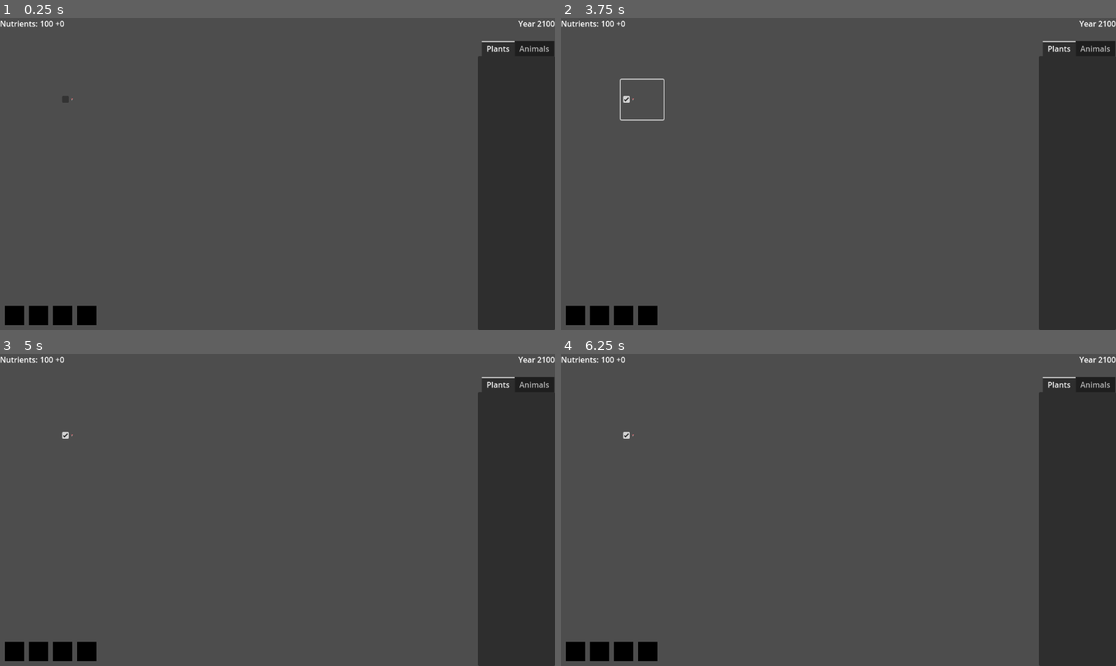
Above: before the commit, frames 1-4 (two rows, left to right).
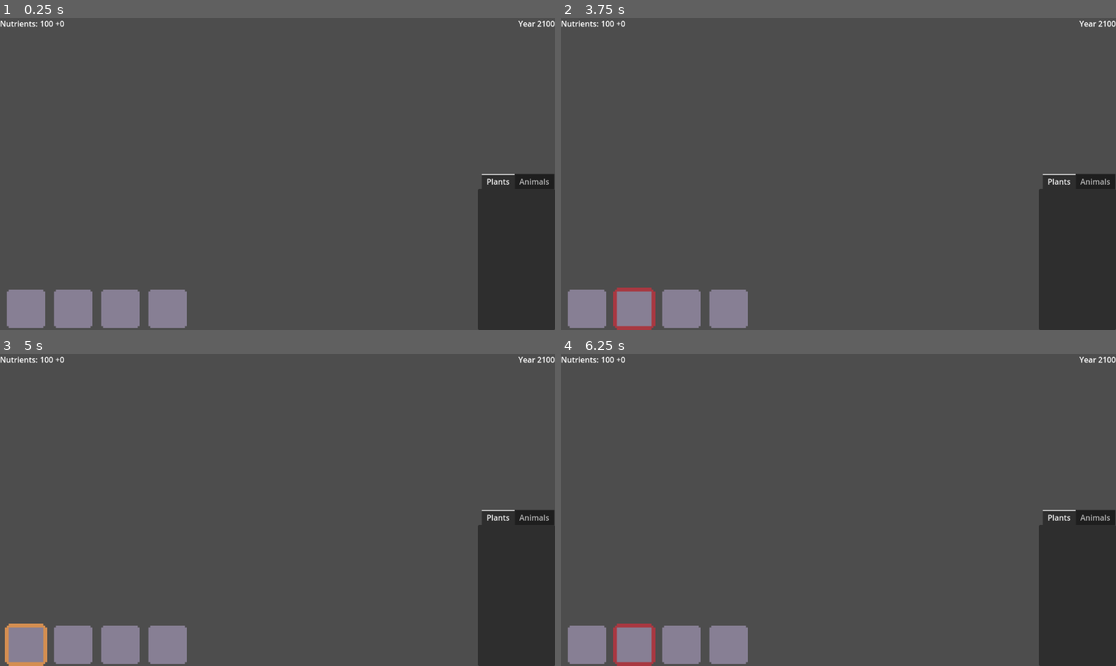
Above: after the commit, the same moments.

Repository: Ameliarate16/CityReclamation
Game: Godot game, scene res://scenes/mainGame.tscn
Two runs of this game, one before a commit and one after it. Both use one fixed random seed, a clock stepped at 60 frames per second and the inputs below.
Inputs (mouse positions are in pixels of both pictures, inside the frame that each line leads up to):
- Up to frame 1 (0.25 s): no input
- Up to frame 2 (3.75 s): click (577, 317) at 0.52 s; click (599, 314) at 1.27 s; click (622, 314) at 2.02 s; click (649, 314) at 2.77 s; click (644, 99) at 3.52 s
- Up to frame 3 (5 s): click (16, 653) at 4.27 s
- Up to frame 4 (6.25 s): click (599, 650) at 5.02 s; click (622, 650) at 5.77 s

The runs differ from the first frame. In frame 1, 9.5% of the frame differs, in the area x 0-100%, y 7-100%; in frame 2, 9.7%; in frame 3, 9.6%; in frame 4, 9.6%.

Commit message:
ui buttons

Diff:
--- a/project.godot
+++ b/project.godot
@@ -15,9 +15,18 @@
 config/features=PackedStringArray("4.4", "GL Compatibility")
 config/icon="res://icon.svg"
 
+[autoload]
+
+Global="*res://scripts/global.gd"
+
 [dotnet]
 
 project/assembly_name="CityReclamation"
+
+[global_group]
+
+AnimalEntities=""
+PlantEntities=""
 
 [rendering]
 
--- a/scenes/mainGame.tscn
+++ b/scenes/mainGame.tscn
@@ -1,13 +1,7 @@
-[gd_scene load_steps=4 format=3 uid="uid://ca182hq60fcho"]
+[gd_scene load_steps=3 format=3 uid="uid://ca182hq60fcho"]
 
-[ext_resource type="Texture2D" uid="uid://d23qfg2qkcxsp" path="res://assets/amanita.png" id="1_mw4qg"]
-
-[sub_resource type="Theme" id="Theme_l2dnu"]
-default_base_scale = 12.5
-
-[sub_resource type="AtlasTexture" id="AtlasTexture_mmojm"]
-atlas = ExtResource("1_mw4qg")
-region = Rect2(9, 0, 3, 4)
+[ext_resource type="Script" uid="uid://d4g6it7okbb0h" path="res://scripts/seed_buttons.gd" id="2_iuu36"]
+[ext_resource type="Texture2D" uid="uid://civ2ry1lhbf83" path="res://assets/ui-buttons.png" id="2_mmojm"]
 
 [node name="Node2D" type="Node2D"]
 
@@ -24,65 +18,56 @@
 offset_right = -10.0
 grow_horizontal = 2
 grow_vertical = 0
-theme = SubResource("Theme_l2dnu")
 theme_override_constants/separation = 10
+script = ExtResource("2_iuu36")
 
-[node name="HerbPanel" type="PanelContainer" parent="GUILayer/PlantingContainer"]
+[node name="HerbButton" type="Control" parent="GUILayer/PlantingContainer"]
+custom_minimum_size = Vector2(88, 88)
 layout_mode = 2
 size_flags_vertical = 4
+mouse_default_cursor_shape = 2
 
-[node name="HerbBox" type="ColorRect" parent="GUILayer/PlantingContainer/HerbPanel"]
-custom_minimum_size = Vector2(40, 40)
-layout_mode = 2
-color = Color(0, 0, 0, 1)
+[node name="Sprite2D" type="Sprite2D" parent="GUILayer/PlantingContainer/HerbButton"]
+scale = Vector2(4, 4)
+texture = ExtResource("2_mmojm")
+centered = false
+hframes = 5
 
-[node name="HerbButton" type="TextureButton" parent="GUILayer/PlantingContainer/HerbPanel/HerbBox"]
-layout_mode = 0
-offset_top = 1.0
-offset_right = 40.0
-offset_bottom = 41.0
-
-[node name="BushPanel" type="PanelContainer" parent="GUILayer/PlantingContainer"]
+[node name="MushButton" type="Control" parent="GUILayer/PlantingContainer"]
+custom_minimum_size = Vector2(88, 88)
 layout_mode = 2
 size_flags_vertical = 4
+mouse_default_cursor_shape = 2
 
-[node name="BushBox" type="ColorRect" parent="GUILayer/PlantingContainer/BushPanel"]
-custom_minimum_size = Vector2(40, 40)
-layout_mode = 2
-color = Color(0, 0, 0, 1)
+[node name="Sprite2D" type="Sprite2D" parent="GUILayer/PlantingContainer/MushButton"]
+scale = Vector2(4, 4)
+texture = ExtResource("2_mmojm")
+centered = false
+hframes = 5
 
-[node name="BushButton" type="TextureButton" parent="GUILayer/PlantingContainer/BushPanel/BushBox"]
-layout_mode = 0
-offset_right = 40.0
-offset_bottom = 40.0
-
-[node name="TreePanel" type="PanelContainer" parent="GUILayer/PlantingContainer"]
+[node name="BushButton" type="Control" parent="GUILayer/PlantingContainer"]
+custom_minimum_size = Vector2(88, 88)
 layout_mode = 2
 size_flags_vertical = 4
+mouse_default_cursor_shape = 2
 
-[node name="TreeBox" type="ColorRect" parent="GUILayer/PlantingContainer/TreePanel"]
-custom_minimum_size = Vector2(40, 40)
-layout_mode = 2
-color = Color(0, 0, 0, 1)
+[node name="Sprite2D" type="Sprite2D" parent="GUILayer/PlantingContainer/BushButton"]
+scale = Vector2(4, 4)
+texture = ExtResource("2_mmojm")
+centered = false
+hframes = 5
 
-[node name="TreeButton" type="TextureButton" parent="GUILayer/PlantingContainer/TreePanel/TreeBox"]
-layout_mode = 0
-offset_right = 40.0
-offset_bottom = 40.0
-
-[node name="MushPanel" type="PanelContainer" parent="GUILayer/PlantingContainer"]
+[node name="TreeButton" type="Control" parent="GUILayer/PlantingContainer"]
+custom_minimum_size = Vector2(88, 88)
 layout_mode = 2
 size_flags_vertical = 4
+mouse_default_cursor_shape = 2
 
-[node name="MushBox" type="ColorRect" parent="GUILayer/PlantingContainer/MushPanel"]
-custom_minimum_size = Vector2(40, 40)
-layout_mode = 2
-color = Color(0, 0, 0, 1)
-
-[node name="MushButton" type="TextureButton" parent="GUILayer/PlantingContainer/MushPanel/MushBox"]
-layout_mode = 0
-offset_right = 40.0
-offset_bottom = 40.0
+[node name="Sprite2D" type="Sprite2D" parent="GUILayer/PlantingContainer/TreeButton"]
+scale = Vector2(4, 4)
+texture = ExtResource("2_mmojm")
+centered = false
+hframes = 5
 
 [node name="ResourceContainer" type="BoxContainer" parent="GUILayer"]
 offset_right = 175.0
@@ -134,13 +119,12 @@
 [node name="EntityListContainer" type="TabContainer" parent="GUILayer"]
 anchors_preset = -1
 anchor_left = 1.0
-anchor_top = 0.074
+anchor_top = 0.5
 anchor_right = 1.0
 anchor_bottom = 1.0
 offset_left = -160.0
-offset_top = 0.0480003
 grow_horizontal = 0
-grow_vertical = 2
+grow_vertical = 0
 current_tab = 0
 
 [node name="Plants" type="BoxContainer" parent="GUILayer/EntityListContainer"]
@@ -152,9 +136,7 @@
 layout_mode = 2
 metadata/_tab_index = 1
 
-[node name="CheckBox" type="CheckBox" parent="GUILayer"]
-offset_left = 124.0
-offset_top = 128.0
-offset_right = 213.0
-offset_bottom = 211.0
-icon = SubResource("AtlasTexture_mmojm")
+[connection signal="gui_input" from="GUILayer/PlantingContainer/HerbButton" to="GUILayer/PlantingContainer" method="_on_herb_button_gui_input"]
+[connection signal="gui_input" from="GUILayer/PlantingContainer/MushButton" to="GUILayer/PlantingContainer" method="_on_mush_button_gui_input"]
+[connection signal="gui_input" from="GUILayer/PlantingContainer/BushButton" to="GUILayer/PlantingContainer" method="_on_bush_button_gui_input"]
+[connection signal="gui_input" from="GUILayer/PlantingContainer/TreeButton" to="GUILayer/PlantingContainer" method="_on_tree_button_gui_input"]
--- /dev/null
+++ b/scripts/global.gd
@@ -0,0 +1,11 @@
+extends Node
+
+enum SeedType {
+	HERB,
+	MUSH,
+	BUSH,
+	TREE,
+	NONE,
+}
+
+var selected : SeedType  = SeedType.NONE
--- /dev/null
+++ b/scripts/seed_buttons.gd
@@ -0,0 +1,40 @@
+extends BoxContainer
+
+@onready var herb_sprite : Sprite2D = $HerbButton/Sprite2D
+@onready var mush_sprite : Sprite2D = $MushButton/Sprite2D
+@onready var bush_sprite : Sprite2D = $BushButton/Sprite2D
+@onready var tree_sprite : Sprite2D = $TreeButton/Sprite2D
+
+func select(which : Global.SeedType) -> void:
+	Global.selected = which
+	herb_sprite.frame = 0
+	mush_sprite.frame = 0
+	bush_sprite.frame = 0
+	tree_sprite.frame = 0
+
+	match Global.selected:
+		Global.SeedType.MUSH:
+			mush_sprite.frame = 1
+		Global.SeedType.BUSH:
+			bush_sprite.frame = 2
+		Global.SeedType.TREE:
+			tree_sprite.frame = 3
+		Global.SeedType.HERB:
+			herb_sprite.frame = 4
+
+
+func _on_herb_button_gui_input(event:InputEvent) -> void:
+	if event is InputEventMouseButton and event.button_index == MOUSE_BUTTON_LEFT:
+		select(Global.SeedType.HERB)
+
+func _on_tree_button_gui_input(event:InputEvent) -> void:
+	if event is InputEventMouseButton and event.button_index == MOUSE_BUTTON_LEFT:
+		select(Global.SeedType.TREE)
+
+func _on_bush_button_gui_input(event:InputEvent) -> void:
+	if event is InputEventMouseButton and event.button_index == MOUSE_BUTTON_LEFT:
+		select(Global.SeedType.BUSH)
+
+func _on_mush_button_gui_input(event:InputEvent) -> void:
+	if event is InputEventMouseButton and event.button_index == MOUSE_BUTTON_LEFT:
+		select(Global.SeedType.MUSH)
Binary file added: assets/ui-buttons.png
Not shown, added: assets/ui-buttons.png.import
Not shown, added: scripts/global.gd.uid
Not shown, added: scripts/seed_buttons.gd.uid
